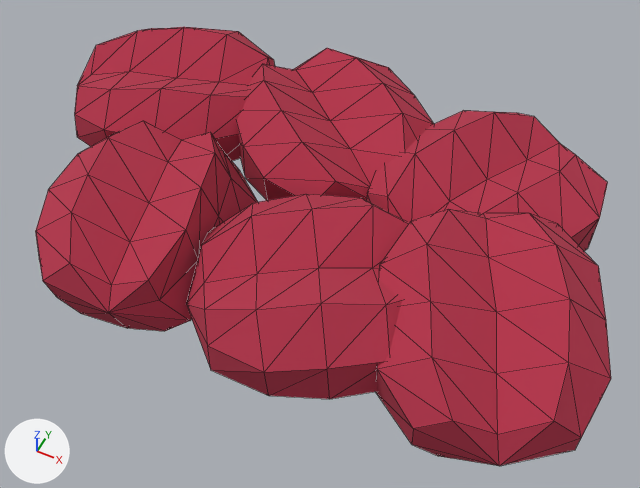
Before and after pictures for a commit that changed the glTF model public/ingredients/cranberry.glb.
Rendered twice from a 50 mm lens placed at (1.51, -2.61, 3.35), pointed at (0.3, -0.19, 0.33). The lights are fixed; the arrows at lower left show +X, +Y and +Z. The older version comes first. Mesh edges are drawn as thin lines. Where no turn or scale is listed for an object, it has been applied to the vertices. Vertices at exactly the same position are counted once.
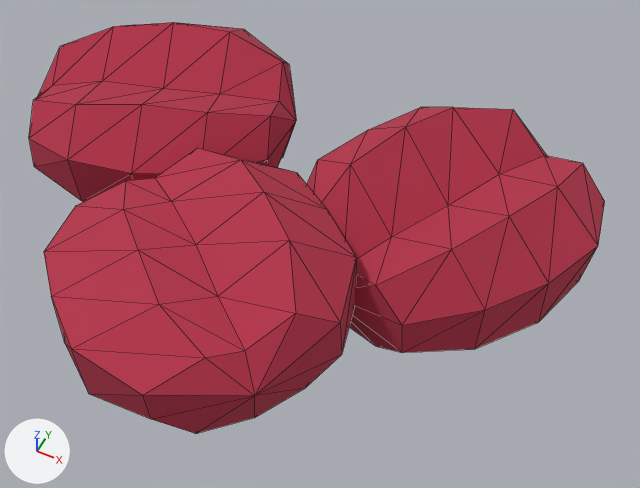
Location of each change, [x1, y1, x2, y2] in pixels of the pictures (640 x 488 px; the box of a moved part takes in the faces that stretch with it):
'Mesh_0', reshaped (6% shorter): before [36, 27, 611, 466]; after [29, 22, 605, 434]
part 1 of me_mesh_0, moved or reshaped: before [75, 27, 275, 161]; after [29, 22, 296, 202]
part 2 of me_mesh_0, moved or reshaped: before [236, 48, 434, 200]; after [307, 107, 605, 353]
part 3 of me_mesh_0, moved or reshaped: before [366, 111, 608, 251]; after [44, 148, 356, 434]
part 4 of me_mesh_0, deleted (red): before [376, 209, 611, 466]
part 5 of me_mesh_0, deleted (red): before [186, 194, 409, 399]
part 6 of me_mesh_0, deleted (red): before [36, 121, 258, 331]

What the commit changed:
me_mesh_0 is used by ob_mesh_0; location (0.0, 0.0, 0.0).
me_mesh_0 had 312 vertices, 600 faces and spanned x -1.43..1.66, y -0.98..1.04, z 0.0..0.67.
me_mesh_0 now has 156 vertices, 300 faces and spans x -1.48..1.44, y -1.39..0.84, z 0.0..0.86.
me_mesh_0 part 1: the loose piece of 52 vertices spanning x -1.43..-0.3, y -0.08..0.94, z 0.0..0.58 is scaled about its middle by (1.23, 1.24, 1.24), then moved by (0.08, -0.22, 0.07).
me_mesh_0 part 2: the loose piece of 52 vertices spanning x -0.55..0.58, y -0.05..1.04, z 0.0..0.59 is turned 103.1 degrees about the z axis through its middle and scaled by 1.24, then moved by (0.77, -0.38, 0.07).
me_mesh_0 part 3: the loose piece of 52 vertices spanning x 0.34..1.4, y -0.17..0.98, z 0.0..0.6 is multiplied about its middle by the matrix ((-0.286, 1.199, -0.133), (-1.204, -0.275, 0.112), (0.079, 0.155, 1.228)), then moved by (-0.86, -1.12, 0.16).
me_mesh_0 part 4: the loose piece of 52 vertices spanning x 0.64..1.66, y -0.9..0.22, z 0.07..0.67 is deleted.
me_mesh_0 part 5: the loose piece of 52 vertices spanning x -0.14..0.99, y -0.98..0.05, z 0.0..0.61 is deleted.
me_mesh_0 part 6: the loose piece of 52 vertices spanning x -0.96..0.04, y -0.97..0.12, z 0.0..0.61 is deleted.
